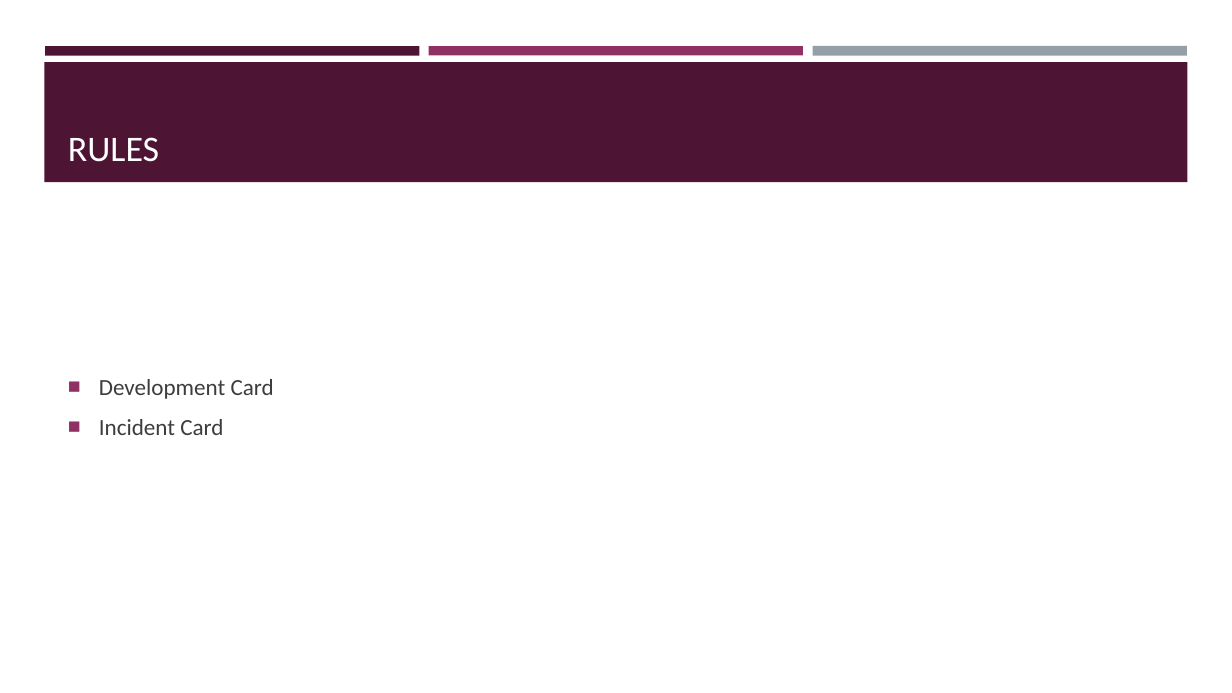
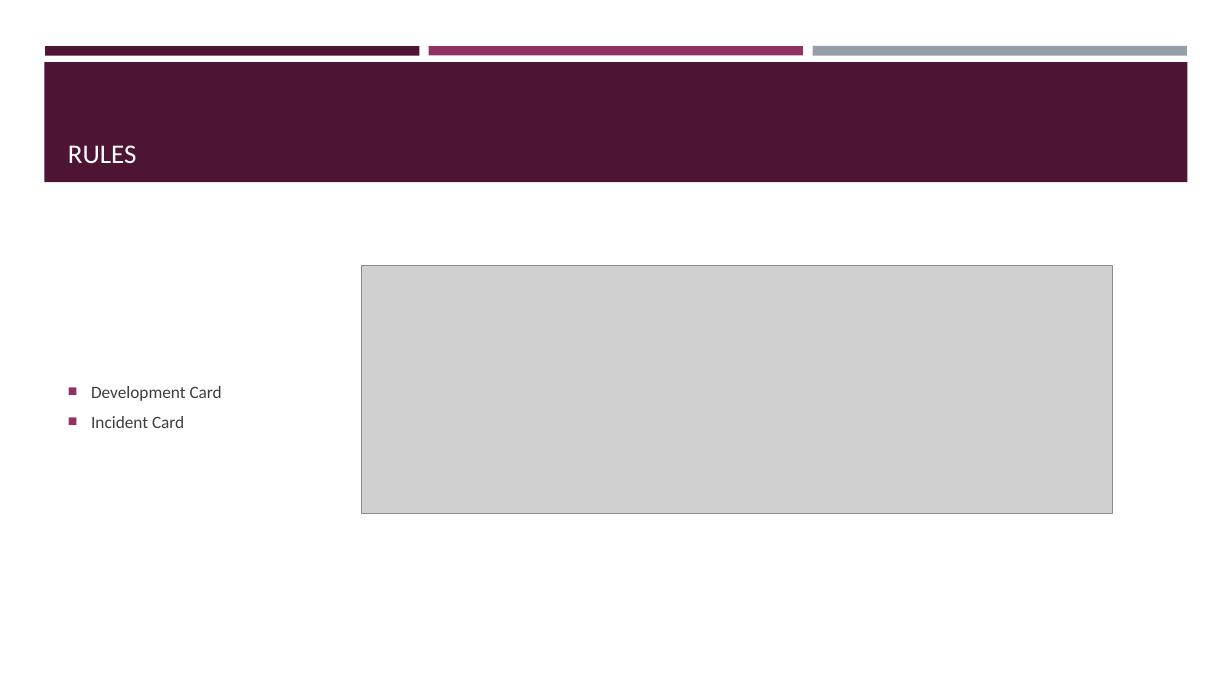
Before and after one commit to zhenni/growth_game, a slide deck: slide 2 of Presentation.pptx. Drawn at 1232x693 pixels with LibreOffice and Linux fonts; fonts in the diff are those of the drawing; grey boxes stand for pictures. Boxes give left, top, right and bottom in pixels: in the first picture for what was removed or moved away, otherwise in the second. Text is boxed around its words. In the diff, an @@ line names an element or a change of style, - is before the commit and + after.

Commit message:
presentation

```diff
--- a/Presentation.pptx
+++ b/Presentation.pptx
@@ title "RULES" at <box>68,145,136,163</box>: size 28 to 21 pt @@
@@ text "Development Card" at <box>91,386,222,428</box>: size 18 to 13.5 pt; indent changed; less space between paragraphs @@
@@ picture added at <box>362,266,1113,514</box> @@
```
Also in this commit, not shown: 1 other slide changed, 3 slides added, 3 other files.
